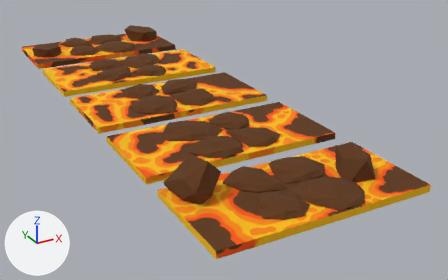
The Blender file Assets/StylizedModules/VolcanoPath.blend as it was, and as the next commit left it.
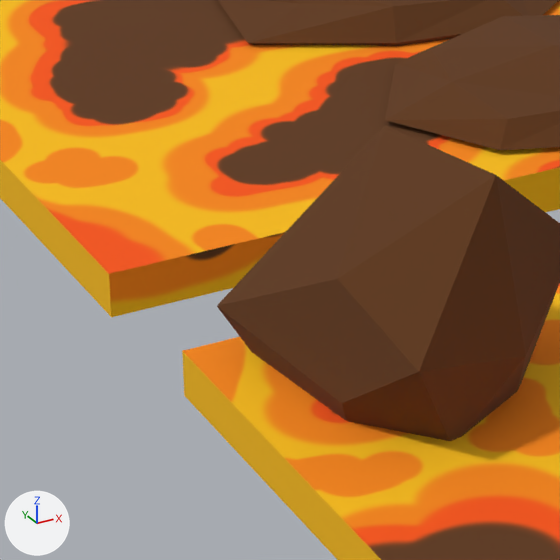
The first picture shows the older version from a 50 mm lens placed at (-10.7, -34.6, 9.5), pointed at (1.8, -12.0, -1.8). The close-ups show both versions on the part from 29% to 49% of the width and 48% to 80% of the height of that picture; other places that the commit changed are outside them. Lighting does not change. The marker at lower left points along +X, +Y and +Z.

Script lines for the objects in view, before the commit:
```python
me_cube_005 = bpy.data.meshes.new('Cube.005')
me_cube_005.from_pydata(...)  # 104 vertices, 96 faces; spans x -2.1..1.97, y -16.95..-13.07, z -0.21..0.26
me_cube_005.materials.append(mat_islands)  # its picture is missing
me_cube_006 = bpy.data.meshes.new('Cube.006')
me_cube_006.from_pydata(...)  # a box spanning x -4.0..4.0, y -17.0..-13.0, z -0.3..-0.03
me_cube_006.materials.append(mat_lava4)  # picture img_lava4
me_icosphere_002 = bpy.data.meshes.new('Icosphere.002')
me_icosphere_002.from_pydata(...)  # 24 vertices, 40 faces; spans x -1.78..2.79, y -11.87..1.49, z -2.15..1.86
me_icosphere_002.materials.append(mat_islands)  # its picture is missing
ob_islands_003 = bpy.data.objects.new('Islands.003', me_cube_005)
ob_islands_003.location = (0.0, 0.0, 0.0)
ob_lava_003 = bpy.data.objects.new('Lava.003', me_cube_006)
ob_lava_003.location = (0.0, 0.0, 0.0)
ob_sidelands5 = bpy.data.objects.new('Sidelands5', me_icosphere_002)
ob_sidelands5.location = (2.458, -19.882, 0.303)
ob_sidelands5.rotation_euler = (0.0, 0.0, -1.852)  # degrees (0, 0, -106)
ob_sidelands5.scale = (0.55, 0.55, 0.55)
# also in view: 'Lava.004' at (0.0, -20.0, -0.2)
```
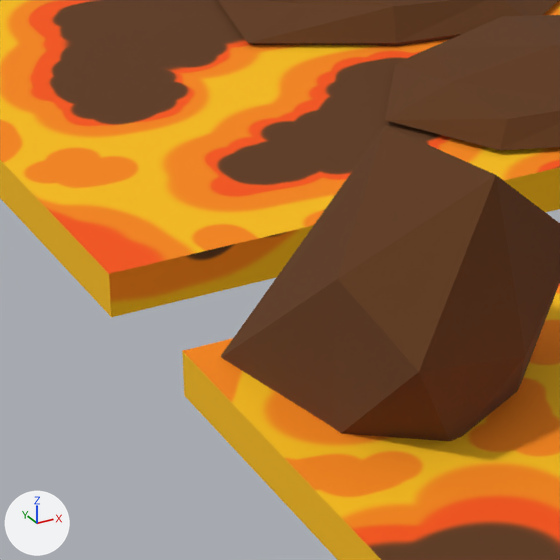
Location of each change, (x1, y1, x2, y2) in pixels of the close-ups (560 x 560 px; the box of a moved part takes in the faces that stretch with it):
'Sidelands5', reshaped: before (217, 126, 560, 441); after (221, 126, 560, 441)
part 1 of me_icosphere_002, moved or reshaped: before (217, 126, 450, 441); after (221, 126, 450, 441)

What the commit changed:
me_icosphere_002 is used by ob_sidelands5; location (2.458, -19.882, 0.303); rotation (0.0, 0.0, -1.852), in degrees (0, 0, -106); scale (0.55, 0.55, 0.55).
me_icosphere_002 had 24 vertices, 40 faces and spanned x -1.78..2.79, y -11.87..1.49, z -2.15..1.86.
me_icosphere_002 now has 22 vertices, 30 faces and spans x -1.78..2.79, y -11.91..1.49, z -1.05..1.86.
me_icosphere_002 part 1: 3 vertices removed from x -0.09..1.8, y -11.87..-10.65, z -1.92..-0.21; 2 vertices added at x 0.15..1.72, y -11.91..-11.1, z -0.78..-0.65.
